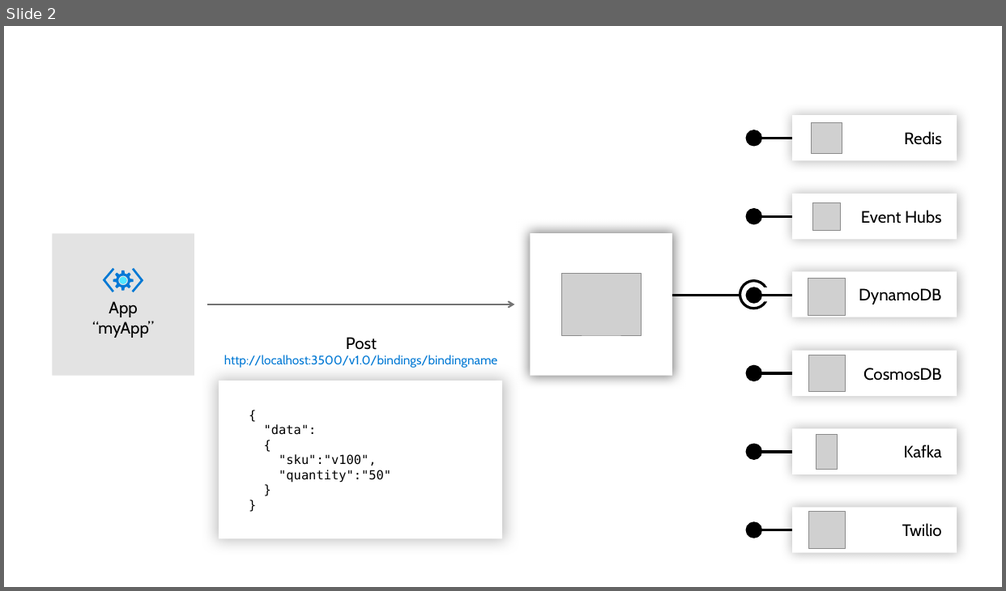
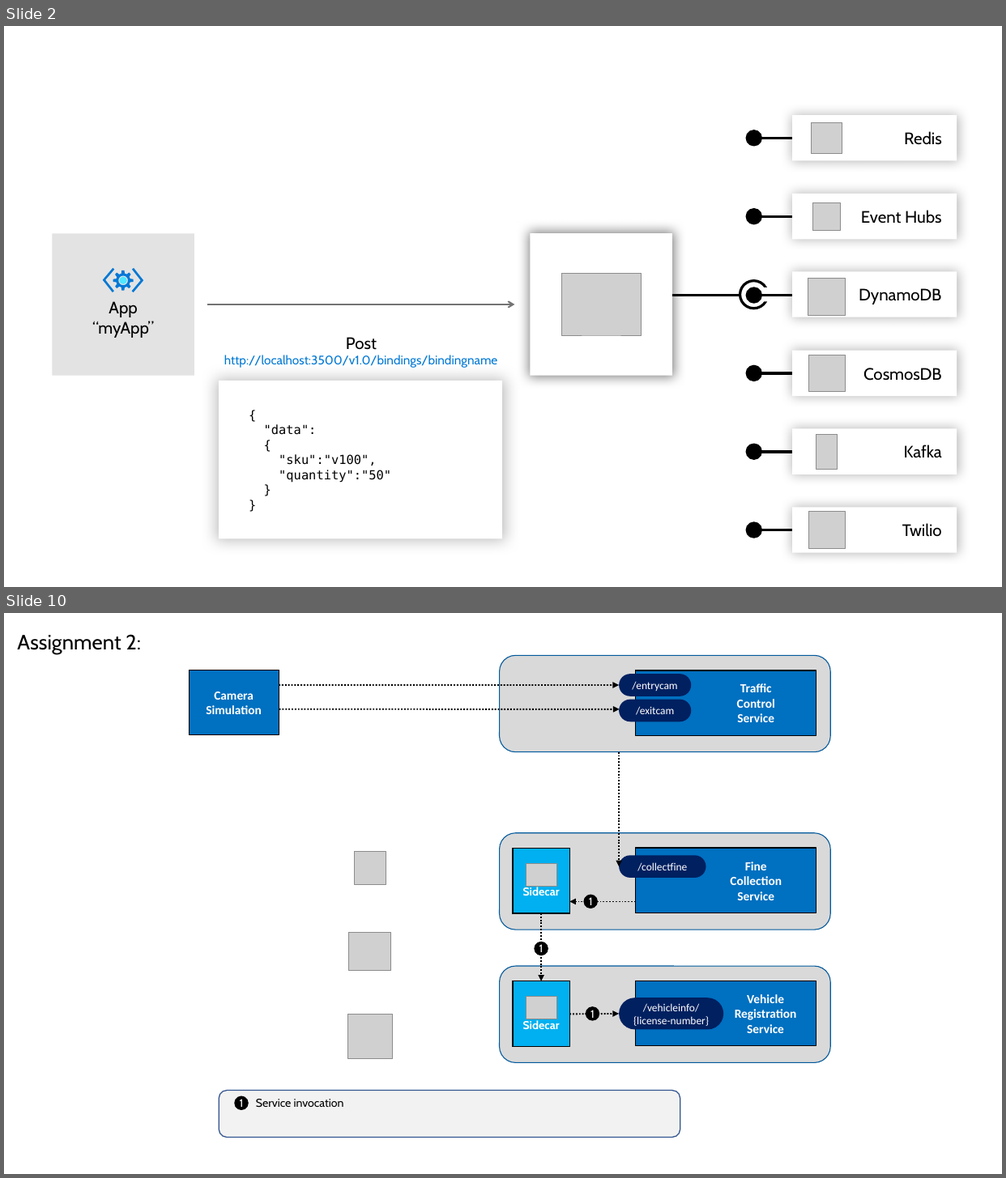
Before and after one commit to US-MFG-Demo/k8s-dapr-hack, a slide deck: Figures.pptx. Shown one above the other, each under a label of ours: slide 2 before the commit, slides 2 and 10 after it; the slides between them are not shown. The pictures are 1006x591 and 1006x1178 pixels, drawn with LibreOffice and Linux fonts; fonts in the diff are those of the drawing; grey boxes stand for pictures; background and template pictures are left out. Boxes give left, top, right and bottom in pixels: in the first picture for what was removed or moved away, otherwise in the second. Text is boxed around its words. In the diff, an @@ line names an element or a change of style, - is before the commit and + after.

```diff
--- a/Figures.pptx
+++ b/Figures.pptx
@@ slide 10 added at [4,613,1002,1174], background #FFFFFF @@
@@ text added at [17,634,141,654], 20 pt, text #000000 @@
+Assignment 2:
@@ rounded rectangle added at [500,656,830,752], fill #D9D9D9, outline #00599D 0.85 pt @@
@@ rectangle added at [189,670,279,735], fill #0070C0, outline #000000 0.85 pt, 12 pt, text #FFFFFF, bold @@
+Camera
+Simulation
@@ arrow added from (279, 685) to (620, 685), #000000 1.5 pt dashed @@
@@ rounded rectangle added at [620,674,691,696], fill #002060, 10.5 pt, text #FFFFFF @@
+/entrycam
@@ rectangle added at [636,671,816,736], fill #0070C0, outline #000000 0.85 pt, 12 pt, text #FFFFFF, bold @@
+Traffic
+Control
+Service
@@ arrow added from (279, 709) to (620, 709), #000000 1.5 pt dashed @@
@@ rounded rectangle added at [620,699,691,722], fill #002060, 10.5 pt, text #FFFFFF @@
+/exitcam
@@ arrow added from (620, 752) to (620, 867), #000000 1.5 pt dashed @@
@@ picture added at [355,852,386,884] @@
@@ rounded rectangle added at [500,833,830,930], fill #D9D9D9, outline #00599D 0.85 pt @@
@@ rectangle added at [513,848,570,914], fill #00B0F0, outline #000000 1 pt, 11 pt, text #FFFFFF, bold @@
+Sidecar
@@ rounded rectangle added at [620,855,706,878], fill #002060, 10.5 pt, text #FFFFFF @@
+/collectfine
@@ rectangle added at [636,848,816,914], fill #0070C0, outline #000000 0.85 pt, 12 pt, text #FFFFFF, bold @@
+Fine
+Collection
+Service
@@ picture added at [526,864,557,886] @@
@@ arrow added from (636, 902) to (570, 902), #000000 1.5 pt dashed @@
@@ ellipse added at [583,895,598,909], fill #000000, 10.5 pt, text #FFFFFF @@
+1
@@ arrow added from (542, 914) to (542, 982), #000000 1.5 pt dashed @@
@@ picture added at [348,932,391,971] @@
@@ ellipse added at [534,942,548,956], fill #000000, 10.5 pt, text #FFFFFF @@
+1
@@ rounded rectangle added at [500,966,830,1063], fill #D9D9D9, outline #00599D 0.85 pt @@
@@ rectangle added at [513,982,570,1046], fill #00B0F0, outline #000000 1 pt, 11 pt, text #FFFFFF, bold @@
+Sidecar
@@ picture added at [526,997,557,1020] @@
@@ rounded rectangle added at [620,998,724,1029], fill #002060, 10.5 pt, text #FFFFFF @@
+/vehicleinfo/
+{license-number}
@@ rectangle added at [636,982,816,1046], fill #0070C0, outline #000000 0.85 pt, 12 pt, text #FFFFFF, bold @@
+Vehicle
+Registration
+Service
@@ picture added at [347,1014,393,1059] @@
@@ arrow added from (570, 1014) to (620, 1014), #000000 1.5 pt dashed @@
@@ ellipse added at [586,1007,600,1021], fill #000000, 10.5 pt, text #FFFFFF @@
+1
@@ rounded rectangle added at [219,1091,680,1138], fill #F2F2F2, outline #325491 1 pt @@
@@ ellipse added at [235,1097,249,1111], fill #000000, 10.5 pt, text #FFFFFF @@
+1
@@ text added at [256,1099,344,1108], 11 pt, text #000000 @@
+Service invocation
```
Also in this commit, not shown: 7 other slides added, 13 other files.
